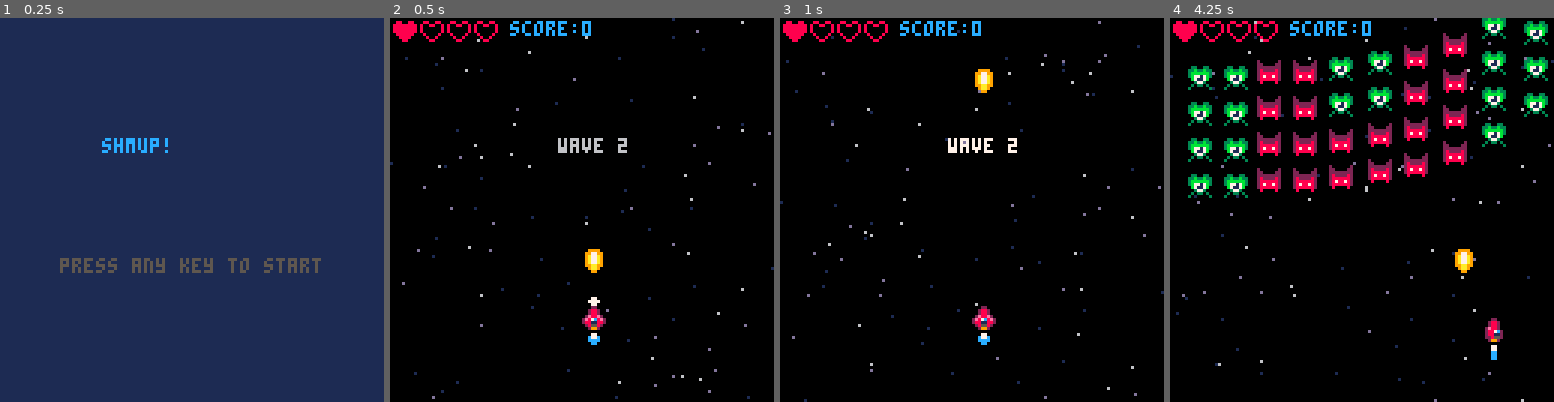
Above: before the commit, frames 1-4 (left to right).
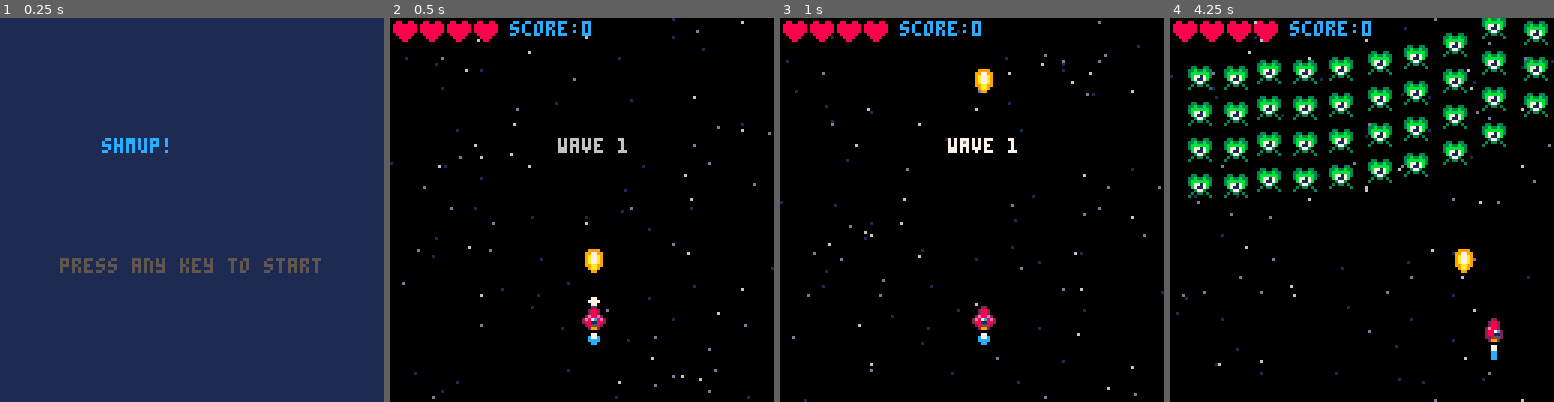
Above: after the commit, the same moments.

Repository: shanehendrickson/shmup
Game: PICO-8 cartridge shmup.p8
Two runs of this game, one before a commit and one after it. Both use one fixed random seed, a clock stepped at 60 frames per second and the inputs below.
Inputs:
- Up to frame 1 (0.25 s): no input
- Up to frame 2 (0.5 s): tap X (X key) at 0.33 s
- Up to frame 3 (1 s): tap O (Z key) at 0.7 s
- Up to frame 4 (4.25 s): tap X (X key) at 1.07, 1.85, 2.97, 4.08 s; hold Right 1.6-2.1 s; tap O (Z key) every 0.4 s from 1.7 to 4.1 s; hold Up 2.15-2.42 s; hold Right 2.47-3.03 s; hold Left 3.08-3.58 s; hold Down 3.63-3.97 s; hold Right from 4.02 s (still down)

Frame 1 is identical in both runs. In frame 2, 0.4% of the frame differs, in the area x 8-62%, y 1-35%; in frame 3, 0.4%; in frame 4, 7.5%, in the area x 8-78%, y 1-46%.

Commit message:
screen shake for some reason

Diff:
--- a/0_main.lua
+++ b/0_main.lua
@@ -2,8 +2,6 @@
 -- ----------------
 
 -- enemy bullets
--- -aimed bullets
--- -spread short_src
 -- pickups
 -- bombs?
 
@@ -19,6 +17,7 @@
     blinkt=1
     t=0
     lockout=0
+    shake=0
 end
 
 function _update()
@@ -40,6 +39,7 @@
 end
 
 function _draw()
+    doshake()
 
     if mode=="game" then
         draw_game()
@@ -63,7 +63,7 @@
 function startgame()
 
     t=0
-    wave=1
+    wave=0
     nextwave()
 
     ship=makespr()
@@ -82,7 +82,7 @@
 
     score=0
 
-    lives=1
+    lives=4
     invul=0
 
     attackfreq=60
--- a/1_tools.lua
+++ b/1_tools.lua
@@ -225,3 +225,32 @@
     }
     return myspr
 end
+
+function doshake()
+    local shakex=rnd(shake)-(shake/2)
+    local shakey=rnd(shake)-(shake/2)
+    camera(shakex,shakey)
+    if shake>10 then
+        shake*=0.9
+    else
+        shake-=1
+        if shake<1 then
+            shake=0
+        end
+    end
+end
+
+--[[
+Jan Willem Nijman simple screenshake
+
+view_xview = viewx+random(shake)-shake/2
+view_yview = viewy+random(shake)-shake/2
+
+if shake > 0
+shake -=1
+else
+shake = 0
+
+if shake > 10
+shake *= 0.9
+]]
--- a/2_update.lua
+++ b/2_update.lua
@@ -115,6 +115,7 @@
             if col(myen,ship) then
                 explode(ship.x+4, ship.y+4,true)
                 lives-=1
+                shake=4
                 sfx(1)
                 invul=60
             end
@@ -136,6 +137,7 @@
             if col(myebul,ship) then
                 explode(ship.x+4, ship.y+4,true)
                 lives-=1
+                shake=4
                 sfx(1)
                 invul=60
             end
